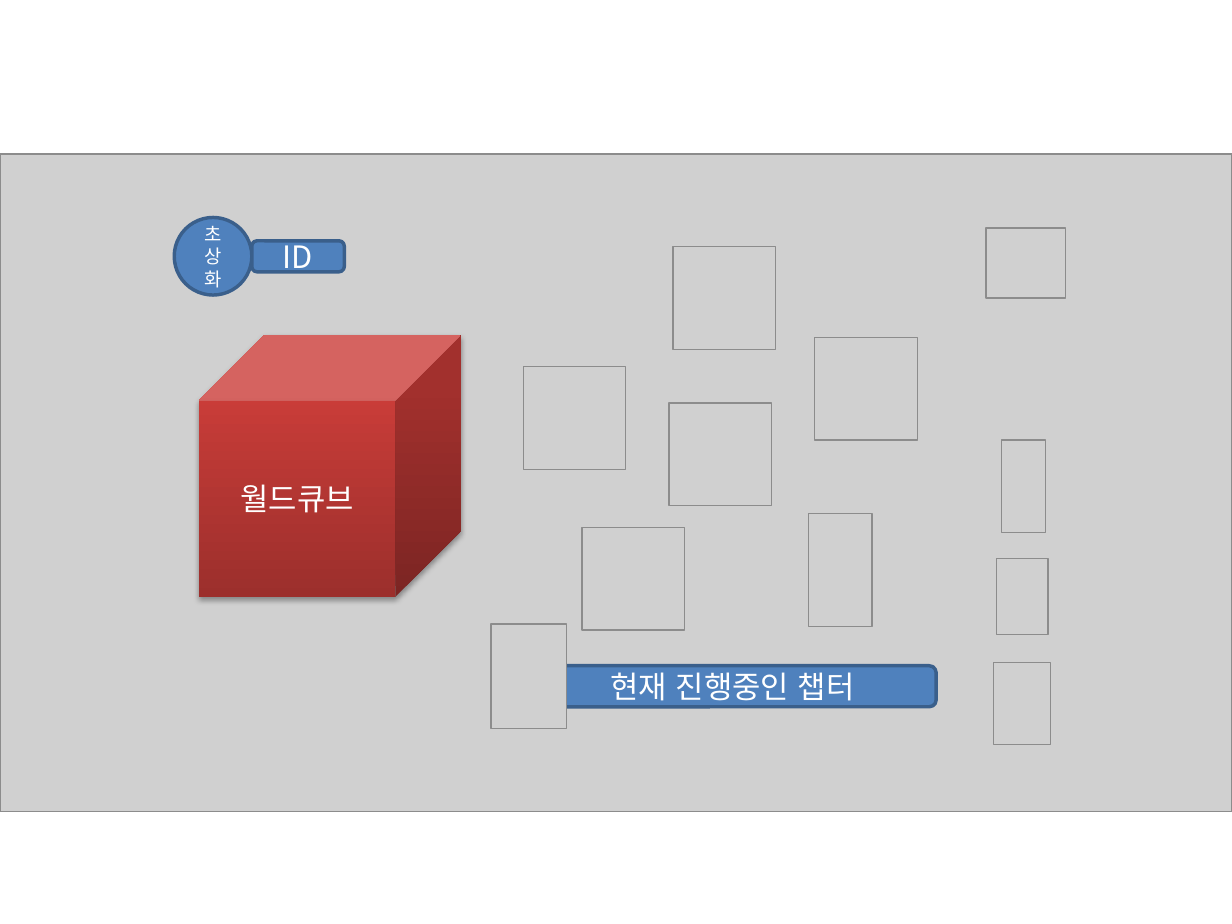
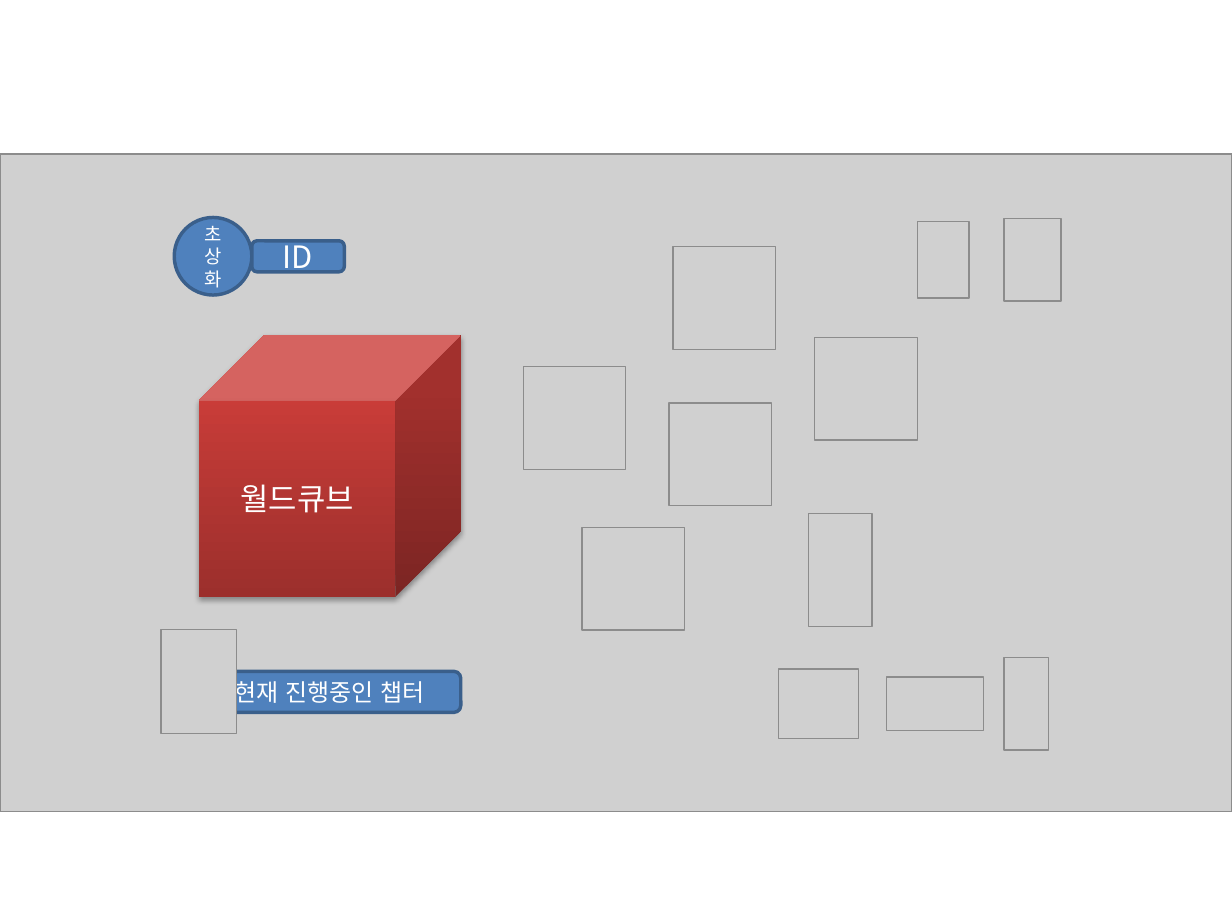
Before and after one commit to JinsooLee-Testing/aww, a slide deck: slide 5 of 기획문서/그림용ppt2.pptx. Drawn at 1232x924 pixels with LibreOffice and Linux fonts; fonts in the diff are those of the drawing; grey boxes stand for pictures. Boxes give left, top, right and bottom in pixels: in the first picture for what was removed or moved away, otherwise in the second. Text is boxed around its words. In the diff, an @@ line names an element or a change of style, - is before the commit and + after.

```diff
--- a/기획문서/그림용ppt2.pptx
+++ b/기획문서/그림용ppt2.pptx
@@ picture moved from (x1=997, y1=558, x2=1048, y2=634) to (x1=918, y1=222, x2=970, y2=298) @@
@@ picture moved from (x1=994, y1=663, x2=1051, y2=745) to (x1=1004, y1=219, x2=1061, y2=302) @@
@@ picture moved from (x1=490, y1=625, x2=565, y2=729) to (x1=161, y1=630, x2=237, y2=734) @@
@@ picture moved from (x1=1002, y1=440, x2=1046, y2=532) to (x1=1004, y1=658, x2=1048, y2=750) @@
@@ rounded rectangle "현재 진행중인 챕터" resized from (x1=529, y1=665, x2=936, y2=706) to (x1=198, y1=671, x2=461, y2=712) @@
@@ rounded rectangle "현재 진행중인 챕터" at (x1=198, y1=671, x2=461, y2=712): size 18 to 14 pt @@
@@ picture moved from (x1=986, y1=228, x2=1066, y2=298) to (x1=779, y1=669, x2=859, y2=739) @@
@@ picture added at (x1=887, y1=678, x2=984, y2=731) @@
```
Also in this commit, not shown: 1 slide added, 7 other files.
